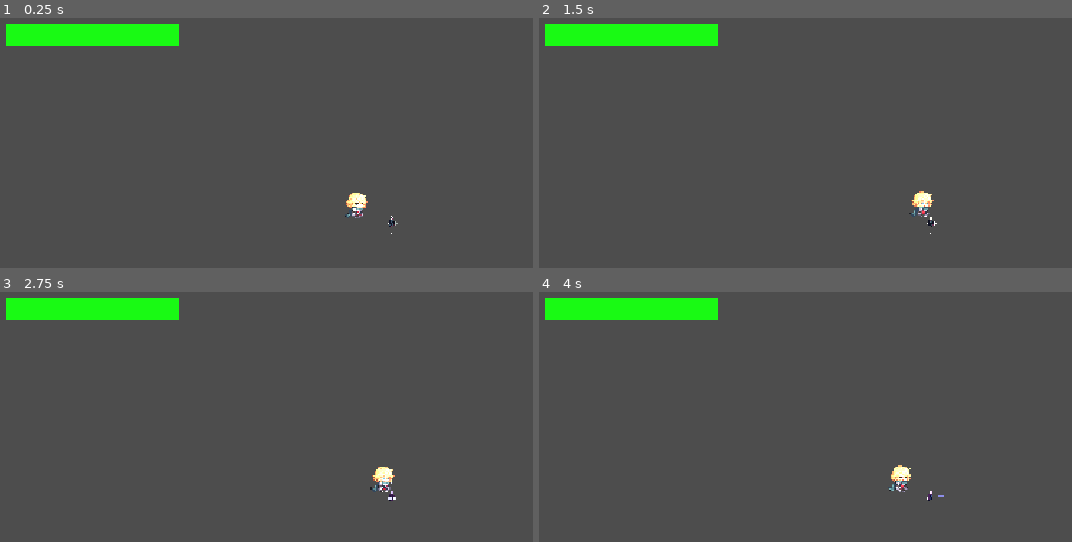
Above: before the commit, frames 1-4 (two rows, left to right).
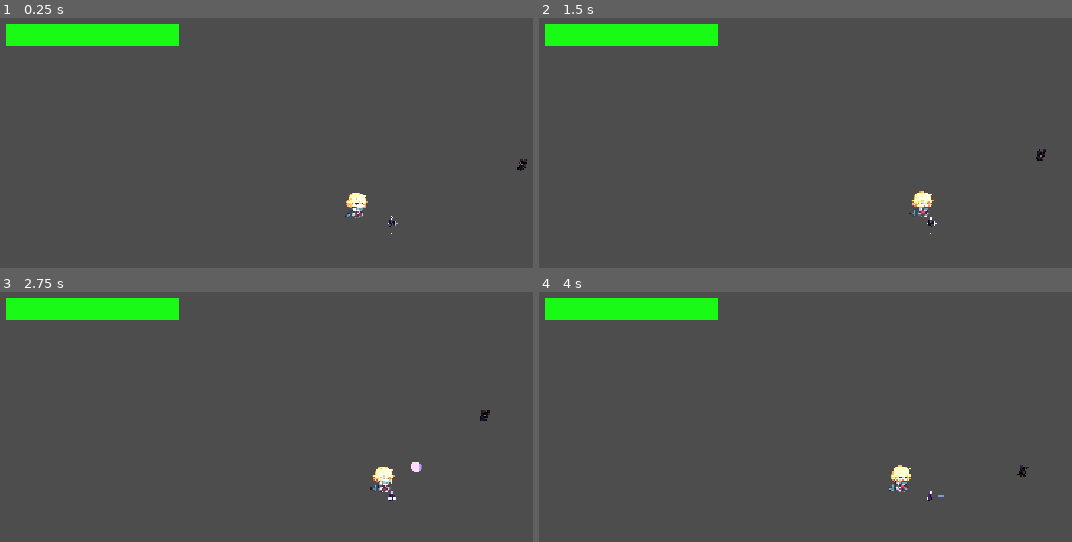
Above: after the commit, the same moments.

Repository: PisangRebus-cmyk/LELE-ZERO-PROJECT
Game: Godot game, scene res://Scene/cobacoba.tscn
Two runs of this game, one before a commit and one after it. Both use one fixed random seed, a clock stepped at 60 frames per second and the inputs below. This scene is started directly instead of the project's main scene.
Inputs (mouse positions are in pixels of both pictures, inside the frame that each line leads up to):
- Up to frame 1 (0.25 s): no input
- Up to frame 2 (1.5 s): tap Enter at 0.5 s; move the mouse to (outside the picture) at 0.52 s; hold D (walk_right) 0.53-1.28 s; hold Right mouse button (guard) 0.53-1.28 s; click (outside the picture) at 0.6 s; tap Space at 1.25 s; move the mouse to (773, 245) at 1.27 s; hold S (walk_down) from 1.28 s (still down); right-click (773, 245) at 1.35 s
- Up to frame 3 (2.75 s): click (234, 519) at 1.55 s; move the mouse to (474, 397) at 2.02 s; release S (walk_down) at 2.03 s; hold D (walk_right) from 2.03 s (still down); hold Right mouse button (guard) from 2.03 s (still down); click (474, 397) at 2.1 s
- Up to frame 4 (4 s): move the mouse to (outside the picture) at 2.77 s; release D (walk_right) at 2.78 s; release Right mouse button (guard) at 2.78 s; hold W (walk_up) 2.78-3.53 s; tap Shift (dodge) at 2.85 s; click (outside the picture) at 3.05 s; move the mouse to (outside the picture) at 3.52 s; hold A (walk_left) from 3.53 s (still down); hold Right mouse button (guard) from 3.53 s (still down)

The runs differ from the first frame. In frame 1, less than 0.1% of the frame differs, in the area x 96-99%, y 56-62%; in frame 2, less than 0.1%; in frame 3, 0.1%, in the area x 77-92%, y 47-72%; in frame 4, less than 0.1%.

Commit message:
update : magician fix, player 1 fix, archer fix
intinya masukin ajah (trust me)

up

Diff:
--- a/lele-zero-sigma/Scene/INIBENERANCOBACOBA(punya yanal).tscn
+++ b/lele-zero-sigma/Scene/INIBENERANCOBACOBA(punya yanal).tscn
@@ -1,18 +1,15 @@
 [gd_scene format=3 uid="uid://d20efcmuc4whw"]
 
 [ext_resource type="PackedScene" uid="uid://coki0owkgoh26" path="res://Scene/player1.tscn" id="1_x7x40"]
-[ext_resource type="PackedScene" uid="uid://d0iqwqgxauwjm" path="res://Scene/Magician.tscn" id="2_7187a"]
-[ext_resource type="PackedScene" uid="uid://c6n0c6niuuyk4" path="res://Scene/UI.tscn" id="3_x7x40"]
+[ext_resource type="PackedScene" uid="uid://bhnrmyljmvs4g" path="res://Scene/combat_area.tscn" id="2_7187a"]
 
 [node name="Node2D" type="Node2D" unique_id=1246096774]
 
 [node name="Player1" parent="." unique_id=1157810840 instance=ExtResource("1_x7x40")]
 position = Vector2(3, 0)
 
-[node name="Camera2D" type="Camera2D" parent="Player1" unique_id=2055492553]
-zoom = Vector2(3, 3)
+[node name="Camera2D" type="Camera2D" parent="Player1" unique_id=947641070]
+zoom = Vector2(1.5, 1.5)
 
-[node name="Magician" parent="." unique_id=427896389 instance=ExtResource("2_7187a")]
-position = Vector2(106, -8)
-
-[node name="Control" parent="." unique_id=1944569366 instance=ExtResource("3_x7x40")]
+[node name="Combat Area" parent="." unique_id=1481000154 instance=ExtResource("2_7187a")]
+position = Vector2(208, -5)
--- a/lele-zero-sigma/Scene/Magician.tscn
+++ b/lele-zero-sigma/Scene/Magician.tscn
@@ -31,6 +31,9 @@
 
 [sub_resource type="RectangleShape2D" id="RectangleShape2D_uj04i"]
 
+[sub_resource type="RectangleShape2D" id="RectangleShape2D_p5viw"]
+size = Vector2(20, 33.333332)
+
 [node name="Magician" type="CharacterBody2D" unique_id=427896389]
 scale = Vector2(0.3, 0.3)
 script = ExtResource("1_2ytmb")
@@ -48,3 +51,9 @@
 [node name="StunGauge" type="Node" parent="." unique_id=1062459439]
 script = ExtResource("6_y22fe")
 metadata/_custom_type_script = "uid://561o533d5vjq"
+
+[node name="Hurtbox" type="Area2D" parent="." unique_id=1071076063]
+
+[node name="CollisionShape2D" type="CollisionShape2D" parent="Hurtbox" unique_id=1885059607]
+position = Vector2(0, -5.9604645e-07)
+shape = SubResource("RectangleShape2D_p5viw")
--- a/lele-zero-sigma/Scene/RangedEnemy.tscn
+++ b/lele-zero-sigma/Scene/RangedEnemy.tscn
@@ -27,6 +27,7 @@
 [node name="RangedEnemy" type="CharacterBody2D" unique_id=1369281368]
 scale = Vector2(0.4, 0.4)
 script = ExtResource("1_ceddh")
+move_speed = 25.0
 arrow_scene = ExtResource("2_y8md6")
 
 [node name="AnimatedSprite2D" type="AnimatedSprite2D" parent="." unique_id=1737001674]
--- a/lele-zero-sigma/Scene/cobacoba.tscn
+++ b/lele-zero-sigma/Scene/cobacoba.tscn
@@ -4,6 +4,7 @@
 [ext_resource type="PackedScene" uid="uid://coki0owkgoh26" path="res://Scene/player1.tscn" id="1_wxoss"]
 [ext_resource type="Script" uid="uid://c7q627456w4y8" path="res://Script/camera.gd" id="3_r4drh"]
 [ext_resource type="PackedScene" uid="uid://c0kwevkjs3ew8" path="res://Scene/Player2.tscn" id="4_dl7mr"]
+[ext_resource type="PackedScene" uid="uid://d0iqwqgxauwjm" path="res://Scene/Magician.tscn" id="5_ive0s"]
 
 [node name="Node2D" type="Node2D" unique_id=1006963760]
 
@@ -16,3 +17,6 @@
 
 [node name="Player2" parent="." unique_id=1063273838 instance=ExtResource("4_dl7mr")]
 position = Vector2(-51, -34)
+
+[node name="Magician" parent="." unique_id=427896389 instance=ExtResource("5_ive0s")]
+position = Vector2(187, -83)
--- a/lele-zero-sigma/Script/magician.gd
+++ b/lele-zero-sigma/Script/magician.gd
@@ -19,10 +19,9 @@
 
 @onready var stun_gauge: StunGauge = $StunGauge
 @onready var sprite: AnimatedSprite2D = $AnimatedSprite2D
-#@onready var hitbox: Area2D = $Hitbox
 
 @export_group("Stat")
-@export var health := 300
+@export var max_health := 300
 @export var move_speed := 60.0
 
 @export_group("Jarak")
@@ -36,18 +35,8 @@
 @export var orb_scene: PackedScene
 @export var laser_scene: PackedScene
 @export var attack_cooldown := 3
-#@export var fire_chance := 0.4
-#@export var orbs_per_cast := 3
 @export var orbs_casted := 2
 @export var orb_spread_degrees := 15.0
-
-#@export_group("Punch")
-#@export var punch_damage := 18
-#@export var punch_stun := 30.0
-#@export var punch_knockback := 500.0
-#@export var punch_cooldown := 1.5
-#var is_punching := false
-#var indicator_color := Color.YELLOW
 
 @export_group("Teleport")
 @export var hits_to_teleport := 3
@@ -62,6 +51,7 @@
 var arena_rect := Rect2()
 var has_arena := false
 var active_laser: Node = null
+var health : float
 
 func _ready() -> void:
 	add_to_group("Enemy")
@@ -82,6 +72,10 @@
 	if has_node("HealthBar"):
 		$HealthBar.max_value = health
 		$HealthBar.value = health
+	add_to_group("Enemy")
+	add_to_group("NoContactDamage")   # it hurts only through its hitboxes
+	health = max_health
+	stun_gauge.stunned.connect(_on_stunned)
 
 
 func _physics_process(delta: float) -> void:
@@ -130,24 +124,16 @@
 
 	attack_timer -= delta
 	if attack_timer <= 0.0:
-		#if dist >= min_distance and dist <= melee_distance:
-		#	_start_punch(to_player)
-		#else:
 		_start_cast()
 
 func _start_cast() -> void:
-	#is_punching = false
-	queue_redraw()
-	#pending_fire = fire_scene != null and randf() < fire_chance
+	queue_redraw()
 	attack_timer = attack_cooldown
 	change_state(State.CAST)
 
 func _state_cast() -> void:
 	if state_time < CAST_TIME:
 		return
-	#if pending_fire:
-	#	_cast_fire()
-	#else:========
 	if orb_count < orbs_casted:
 		_cast_orbs()
 		orb_count += 1
@@ -188,33 +174,7 @@
 		attack_timer = maxf(attack_timer, 1.0)
 		change_state(State.COMBAT)
 
-#func _start_punch(to_player: Vector2) -> void:
-#	attack_timer = punch_cooldown
-#	hitbox.rotation = to_player.angle()
-#	change_state(State.PUNCH)
-
-
-#func _state_punch() -> void:
-#	var active_end := PUNCH_WINDUP + PUNCH_ACTIVE
-#	var active := state_time >= PUNCH_WINDUP and state_time < active_end
-#	hitbox.monitoring = active
-#	sprite.self_modulate = Color.RED if active else Color.YELLOW
-#	if state_time <= PUNCH_WINDUP:
-#		indicator_color = Color.YELLOW
-#	elif state_time <= active_end:
-#		indicator_color = Color.RED
-#
-#	if state_time >= active_end:
-#		change_state(State.RECOVER)
-#	if not is_punching:
-#		is_punching = true
-#	queue_redraw()
-
 func _draw() -> void:
-#	if is_punching:
-#		var direction: Vector2 = (player.global_position - global_position).normalized()
-#		var target_local_pos: Vector2 = to_local(global_position + (direction * 24))
-#		draw_circle(target_local_pos, 10.0, indicator_color)
 	pass
 
 func _state_recover() -> void:
@@ -230,53 +190,26 @@
 	change_state(State.RECOVER)
 	stun_gauge.add(stun_power)
 
-#func _on_hitbox_area_entered(area: Area2D) -> void:
-#	if area.name != "Hurtbox":
-#		return
-#	var target = area.get_parent()
-#	if not target.is_in_group("Player"):
-#		return
-#	if target.has_method("take_hit"):
-#		var push: Vector2 = (target.global_position - global_position).normalized() * punch_knockback
-#		target.take_hit(punch_damage, punch_stun, push, self)
 
 func change_state(new_state: State) -> void:
 	state = new_state
 	state_time = 0.0
-	#hitbox.set_deferred("monitoring", false)
 	if new_state != State.LASER and is_instance_valid(active_laser):
 		active_laser.queue_free()
 	match new_state:
 		State.CAST:
 			sprite.self_modulate = Color(0.8, 0.5, 1.0)
-		#State.PUNCH:
-		#	sprite.self_modulate = Color.YELLOW
 		State.STUN:
 			hit_count = 0
 			sprite.self_modulate = Color(0.5, 0.8, 1.0)
 		_:
 			sprite.self_modulate = Color.WHITE
 
-
 func _on_stunned() -> void:
 	change_state(State.STUN)
-	#is_punching = false
-	queue_redraw()
-
-
-
-
-#func _cast_fire() -> void:
-#	var fire = fire_scene.instantiate()
-#	get_tree().current_scene.add_child(fire)
-#	fire.global_position = player.global_position
-
-
-
-
+	queue_redraw()
 
 func _teleport() -> void:
-	#is_punching = false
 	queue_redraw()
 	if state == State.STUN or state == State.LASER:
 		return
@@ -300,8 +233,6 @@
 
 	attack_timer = maxf(attack_timer, 1.0)
 	change_state(State.COMBAT)
-
-
 
 func take_hit(damage: int, stun_power: float, knockback_force: Vector2, _attacker: Node2D) -> void:
 	if state == State.STUN:
--- a/lele-zero-sigma/Script/melee_enemy.gd
+++ b/lele-zero-sigma/Script/melee_enemy.gd
@@ -224,6 +224,8 @@
 
 	if health <= 0:
 		queue_free()
+		remove_from_group("Phase_1_Enemy")
+		remove_from_group("Phase_2_Enemy")
 		return
 
 	if not phase2 and health <= max_health * ENRAGE_HP_FRACTION:
--- a/lele-zero-sigma/Script/player1.gd
+++ b/lele-zero-sigma/Script/player1.gd
@@ -5,7 +5,7 @@
 enum State { FREE, ATTACK, DODGE, GUARD, STUN }
 const COMBO_RESET_TIME := 0.6
 const ATTACKS := [
-	{"damage": 10, "stun": 4, "knockback": 150, "lunge": 60,   "shape": "arc",   "windup": 0.08, "active": 0.10, "recover": 0.14},
+	{"damage": 10000, "stun": 4, "knockback": 150, "lunge": 60,   "shape": "arc",   "windup": 0.08, "active": 0.10, "recover": 0.14},
 	{"damage": 10, "stun": 4, "knockback": 150, "lunge": 60,   "shape": "arc",   "windup": 0.08, "active": 0.10, "recover": 0.14},
 	{"damage": 12, "stun": 5, "knockback": 150, "lunge": 60,   "shape": "arc",   "windup": 0.08, "active": 0.10, "recover": 0.14},
 	{"damage": 12, "stun": 5, "knockback": 150, "lunge": 60,   "shape": "arc",   "windup": 0.08, "active": 0.10, "recover": 0.14},
@@ -23,6 +23,8 @@
 const PARRY_STUN := 12.0
 const BLOCK_STUN_FACTOR := 0.3
 const STUN_DURATION := 1.0
+
+const DIZZY_DURATION := 1.8
 
 @export var SPEED := 100
 @export var acceleration := 2000
@@ -52,6 +54,7 @@
 var is_kidnapped := false
 var light_sources := 0
 var dark_time := 0.0
+var is_dizzy := false
 
 
 func _ready():
@@ -103,13 +106,13 @@
 	if is_dead:
 		return
 
-	#_update_darkness(delta) ini ntar dlu ya
-	#if is_kidnapped:
-	#	return
-	#if not is_dead:
-	#	velocity = velocity.move_toward(Vector2.ZERO, acceleration * delta)
-	#	move_and_slide()
-	#	return
+	_update_darkness(delta)
+	if is_kidnapped:
+		return
+	if is_dead:
+		velocity = velocity.move_toward(Vector2.ZERO, acceleration * delta)
+		move_and_slide()
+		return
 
 	state_time += delta
 	match state:
@@ -147,8 +150,13 @@
 	if Input.is_action_just_pressed("attack"):
 		start_attack()
 		return
-
-	var direction := Input.get_vector("walk_left", "walk_right", "walk_up", "walk_down")
+	var direction : Vector2
+
+
+	if is_dizzy == false:
+		direction = Input.get_vector("walk_left", "walk_right", "walk_up", "walk_down")
+	elif  is_dizzy == true:
+		direction = Input.get_vector("walk_right", "walk_left", "walk_down", "walk_right")
 	update_sprite_direction(direction)
 	update_sprite()
 	animated_sprite_2d.play(animation_state + animation_direction)
@@ -395,6 +403,11 @@
 			child.set_deferred("disabled", true)
 	kidnapped.emit()
 
+func dizzy() -> void:
+	print("pusing")
+	is_dizzy = true
+	await get_tree().create_timer(DIZZY_DURATION).timeout
+	is_dizzy = false
 
 #Hitbox / Hurtbox
 func _on_hurtbox_body_entered(body: Node2D) -> void:
